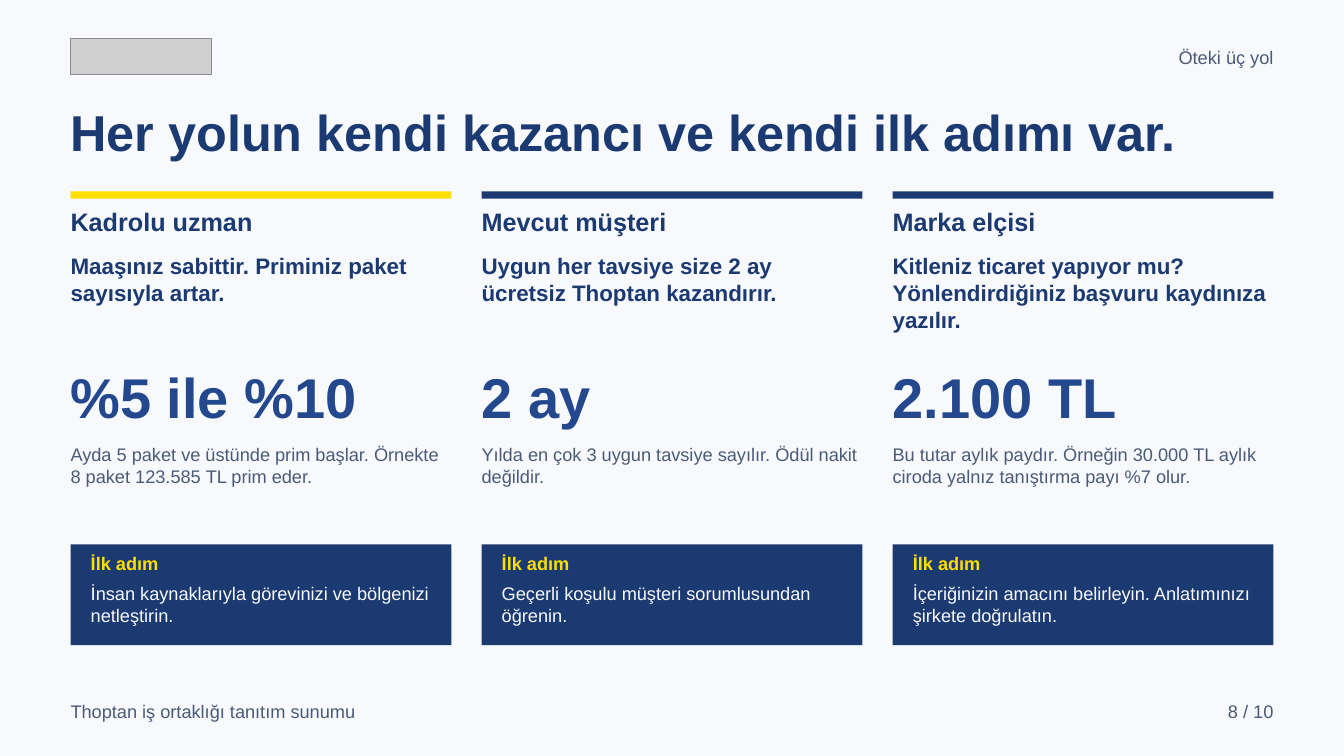
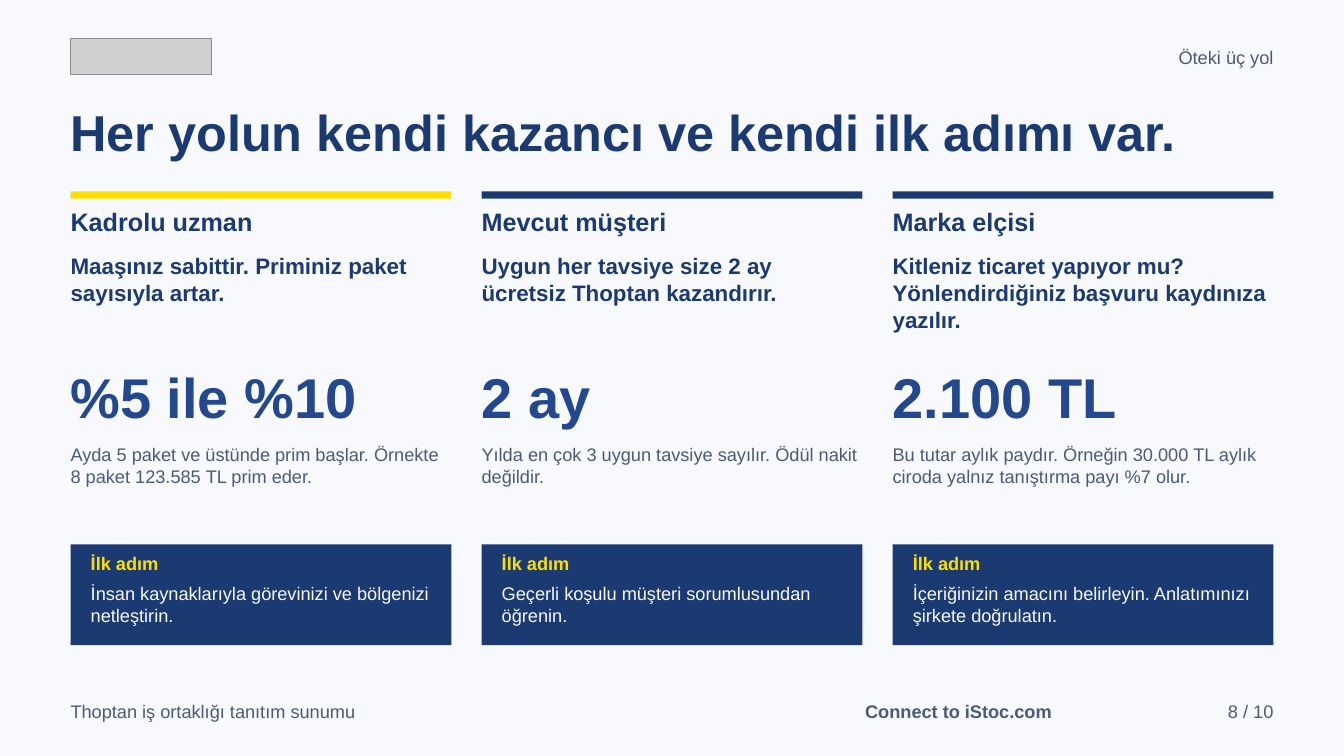
Before and after one commit to karacaismail/19ekim, a slide deck: slide 8 of public/indir/istoc/istoc-is-ortakligi-sunum.pptx. Drawn at 1344x756 pixels with LibreOffice and Linux fonts; fonts in the diff are those of the drawing; grey boxes stand for pictures. Boxes give left, top, right and bottom in pixels: in the first picture for what was removed or moved away, otherwise in the second. Text is boxed around its words. In the diff, an @@ line names an element or a change of style, - is before the commit and + after.

Commit message:
Thoptan logosunu kalınlaştır, alt bilgiye Connect to iStoc.com ekle
Logo Poppins Bold Italic ile yeniden çizildi. SemiBold asıl logodan ince duruyordu. Connect to iStoc.com yazısı kapakta, son sayfada ve sayfa altlarında durur.

```diff
--- a/public/indir/istoc/istoc-is-ortakligi-sunum.pptx
+++ b/public/indir/istoc/istoc-is-ortakligi-sunum.pptx
@@ text added at <box>865,705,1052,718</box>, 13 pt, text #4A5A78, bold @@
+Connect to iStoc.com
```
Also in this commit, not shown: 9 other slides changed, 41 other files.
